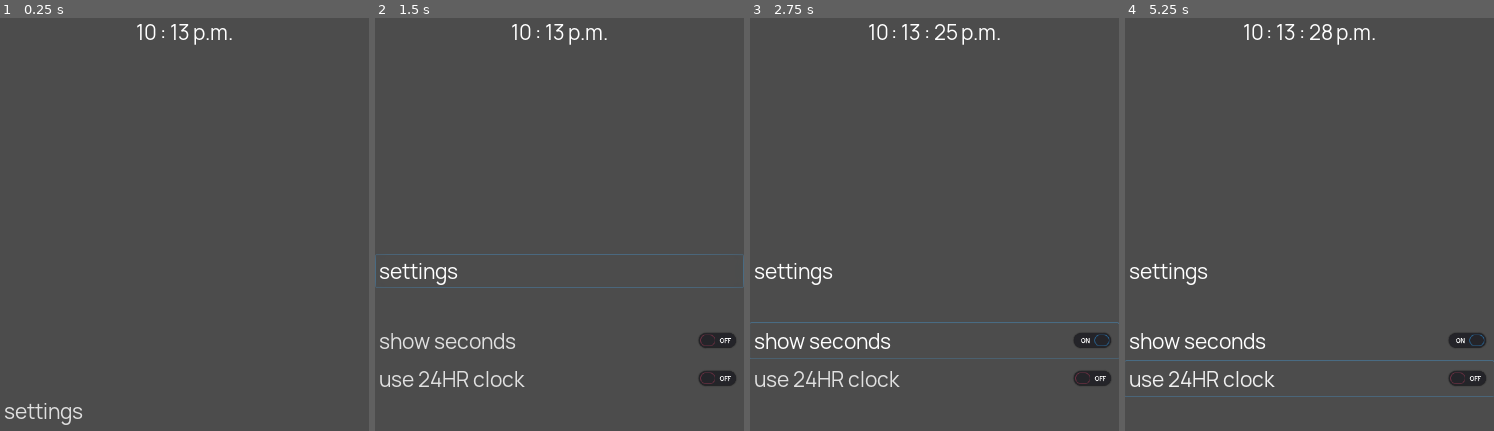
Above: before the commit, frames 1-4 (left to right).
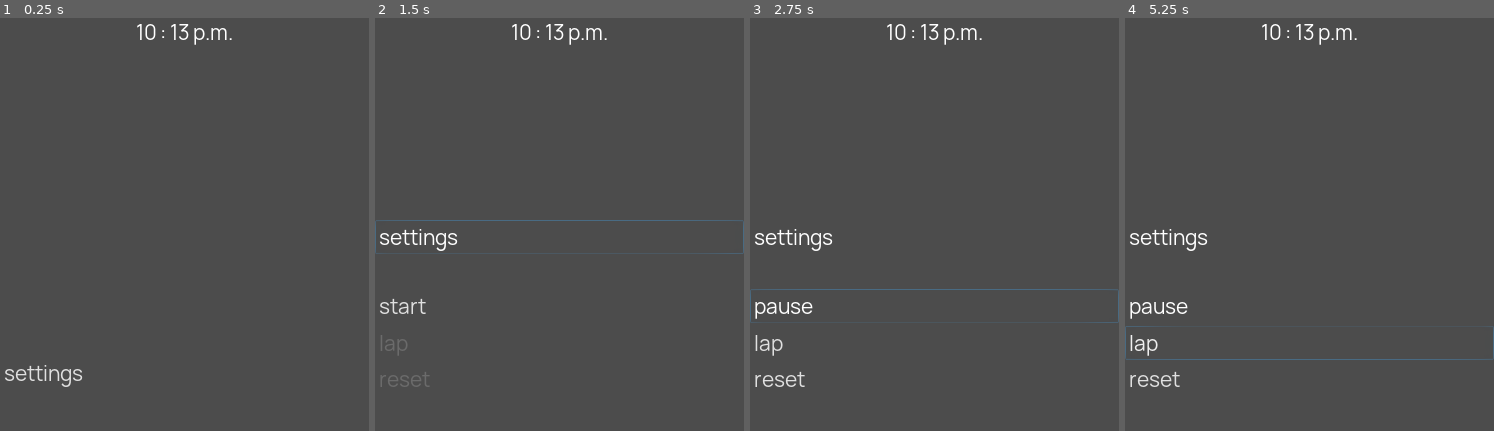
Above: after the commit, the same moments.

Repository: mrwm/clock
Game: Godot game, scene res://Main.tscn
Same seed, same stepped clock (60 frames per second), same inputs: the game is played once before the commit and once after it.
Inputs (mouse positions are in pixels of both pictures, inside the frame that each line leads up to):
- Up to frame 1 (0.25 s): no input
- Up to frame 2 (1.5 s): tap Enter at 0.5 s; move the mouse to (outside the picture) at 0.52 s; click (outside the picture) at 0.67 s; click "settings" at 1.25 s
- Up to frame 3 (2.75 s): click "show seconds" (after the commit: "start") at 2 s
- Up to frame 4 (5.25 s): click "use 24HR clock" (after the commit: "lap") at 2.75 s; click "show seconds" (after the commit: "pause") at 3.5 s; click "show seconds" (after the commit: "resume") at 4.25 s; click "use 24HR clock" (after the commit: "lap") at 5 s

The runs differ from the first frame. In frame 1, 0.7% of the frame differs, in the area x 1-23%, y 84-99%; in frame 2, 3.5%; in frame 3, 4.1%; in frame 4, 4.2%, in the area x 0-100%, y 1-92%.

Commit message:
attempt to link swipe direction to clock mode <-> stopwatch mode. Update TODO.

Diff:
--- a/Clock.gd
+++ b/Clock.gd
@@ -10,7 +10,7 @@
 
 # Called when the node enters the scene tree for the first time.
 func _ready():
-  Variables.currentScene = Variables.CurrentSceneIs.CLOCK
+  #Variables.currentScene = Variables.CurrentSceneIs.CLOCK
 
   #print(Engine.time_scale) #How fast we want the program to run
   ampm.set_text("")
--- a/Main.gd
+++ b/Main.gd
@@ -7,8 +7,10 @@
 #var TimerScene : PackedScene = load("res://Timer.tscn")
 var StopwatchScene : PackedScene = load("res://Stopwatch.tscn")
 
-# only load the screen once
+# Only load the screen once
 var isSceneLoaded = false
+
+var screenDimentions := Vector2(0,0);
 
 # Called when the node enters the scene tree for the first time.
 func _ready():
@@ -17,29 +19,69 @@
 
 # Called every frame. 'delta' is the elapsed time since the previous frame.
 func _process(_delta):
+  screenDimentions = self.rect_size
+
+  var clockScene = ClockScene.instance()
+  var stopwatchScene = StopwatchScene.instance()
+
+  var Menu : PackedScene = load("res://Menu.tscn")
+  var menu = Menu.instance()
+
   if (!isSceneLoaded):
-    match Variables.currentScene:
-      Variables.CurrentSceneIs.ALARM:
-        #var AlarmScene = AlarmScene.instance()
-        #add_child(alarmScene)
-        pass
+    #match Variables.currentScene:
+    #  Variables.CurrentSceneIs.ALARM:
+    #    #var AlarmScene = AlarmScene.instance()
+    #    #add_child(alarmScene)
+    #    pass
 
-      Variables.CurrentSceneIs.CLOCK:
-        var clockScene = ClockScene.instance()
-        add_child(clockScene)
-        pass
+    #  Variables.CurrentSceneIs.CLOCK:
+    #    var clockScene = ClockScene.instance()
+    #    add_child(clockScene)
+    #    clockScene.rect_size = screenDimentions
+    #    pass
 
-      Variables.CurrentSceneIs.TIMER:
-        #var timerScene = TimerScene.instance()
-        #add_child(timerScene)
-        pass
+    #  Variables.CurrentSceneIs.TIMER:
+    #    #var timerScene = TimerScene.instance()
+    #    #add_child(timerScene)
+    #    pass
 
-      Variables.CurrentSceneIs.STOPWATCH:
-        var stopwatchScene = StopwatchScene.instance()
-        add_child(stopwatchScene)
-        pass
-    var Menu : PackedScene = load("res://Menu.tscn")
-    var menu = Menu.instance()
+    #  Variables.CurrentSceneIs.STOPWATCH:
+    #    var stopwatchScene = StopwatchScene.instance()
+    #    #stopwatchScene.rect_size = screenDimentions;
+    #    add_child(stopwatchScene)
+    #    pass
+
+    # Clock
+    add_child(clockScene)
+    clockScene.rect_size = screenDimentions
+
+    # Stopwatch
+    add_child(stopwatchScene)
+    stopwatchScene.rect_size = screenDimentions;
+    stopwatchScene.visible = false;
+
+    # Menu
     add_child(menu)
     isSceneLoaded = true
+
+  if (Variables.swipeDirection == Variables.SwipeDirection.UP):
+    print("up")
+    pass
+  if (Variables.swipeDirection == Variables.SwipeDirection.DOWN):
+    print("down")
+    pass
+  if (Variables.swipeDirection == Variables.SwipeDirection.LEFT):
+    menu.queue_free()
+    Variables.currentScene = Variables.CurrentSceneIs.STOPWATCH
+    clockScene.visible = false
+    stopwatchScene.visible = true
+    print("left")
+    pass
+  if (Variables.swipeDirection == Variables.SwipeDirection.RIGHT):
+    Variables.currentScene = Variables.CurrentSceneIs.CLOCK
+    clockScene.visible = true
+    stopwatchScene.visible = false
+    print("right")
+    pass
+  Variables.swipeDirection = null
   pass
--- a/Main.tscn
+++ b/Main.tscn
@@ -2,5 +2,10 @@
 
 [ext_resource path="res://Main.gd" type="Script" id=1]
 
-[node name="Main" type="Node"]
+[node name="Main" type="Control"]
+anchor_right = 1.0
+anchor_bottom = 1.0
 script = ExtResource( 1 )
+__meta__ = {
+"_edit_use_anchors_": true
+}
--- a/Menu.gd
+++ b/Menu.gd
@@ -106,8 +106,10 @@
 # -[x] Make the settings button slide up & reveal more info when pressed
 # -[x] Make the menu slide up when a slide-up gesture is detected
 # -[x] Make the menu entries via code, instead of manual
+# -[x] Transfer loading menu from within different scene to the main scene
 # -[ ] Load different parts of the menu depending on the current scene
-# -[ ] Transfer loading menu from within different scene to the main scene
+# -[ ] Fix menu text after transitions
+# -[ ] Change menu from settings to bottom bar
 #
 
 var t1 = 0.0
--- a/Stopwatch.gd
+++ b/Stopwatch.gd
@@ -19,7 +19,7 @@
 
 # Called when the node enters the scene tree for the first time.
 func _ready():
-  Variables.currentScene = Variables.CurrentSceneIs.STOPWATCH
+  #Variables.currentScene = Variables.CurrentSceneIs.STOPWATCH
 
   lapContainer.rect_size.y = rect_size.y / 3
   lapContainer.rect_position.y = rect_size.y - (rect_size.y / 2.15)
--- a/System.gd
+++ b/System.gd
@@ -27,22 +27,27 @@
   if (deviation.x > deviation.y):
   # Check direction of X
     if (firstPt.x > secondPt.x) and (deviation.x > vectorSensitivity.x):
+      Variables.swipeDirection = Variables.SwipeDirection.LEFT
       #print("initial larger x <-" + str(deviation.x))
       pass
     elif (firstPt.x < secondPt.x) and (deviation.x > vectorSensitivity.x):
+      Variables.swipeDirection = Variables.SwipeDirection.RIGHT
       #print("initial smaller x ->" + str(deviation.x))
       pass
   else:
     # Check direction of Y
     if (firstPt.y > secondPt.y) and (deviation.y > vectorSensitivity.y):
-      # TODO: Show menu on swipe up
+      Variables.swipeDirection = Variables.SwipeDirection.UP
       Variables.showSettings = true
       #print("initial larger y U " + str(deviation.y))
       pass
     elif (firstPt.y < secondPt.y) and (deviation.y > vectorSensitivity.y):
+      Variables.swipeDirection = Variables.SwipeDirection.DOWN
       Variables.showSettings = false
       #print("initial smaller y D " + str(deviation.y))
       pass
     else:
       #print("no change in xy: " + str(deviation))
       pass
+
+  #Variables.swipeDirection = null
--- a/Variables.gd
+++ b/Variables.gd
@@ -6,6 +6,9 @@
 var defaultScene = CurrentSceneIs.CLOCK
 
 var showSettings = false;
+
+enum SwipeDirection { UP, DOWN, LEFT, RIGHT }
+var swipeDirection = null
 
 # Clock
 var showSeconds = false;
